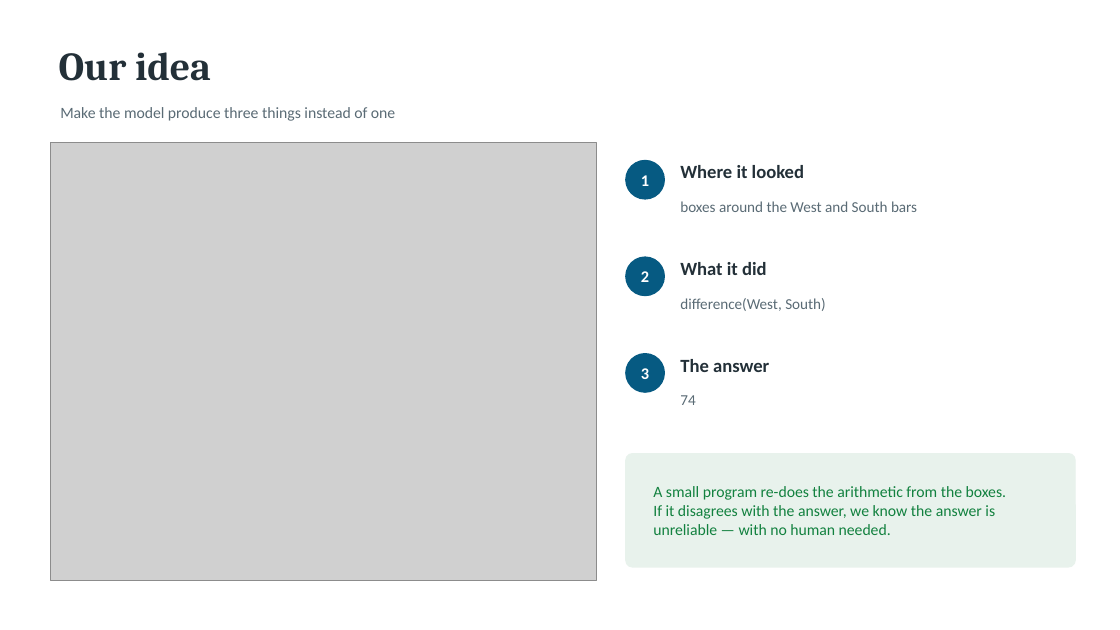
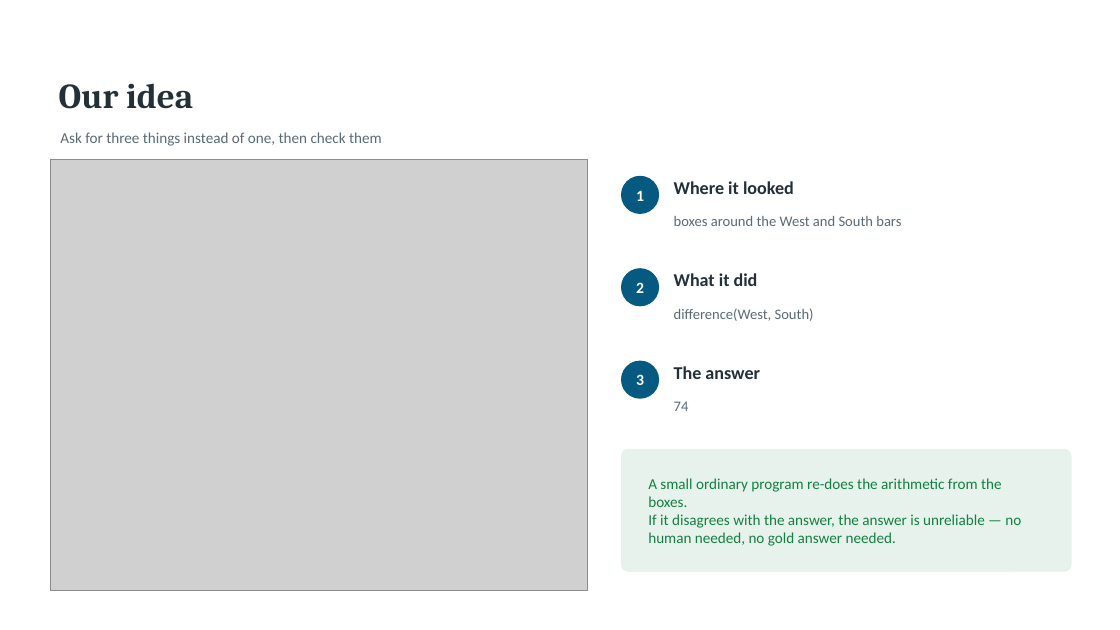
Before and after one commit to Ahmed-Elghazaly/chartqa-dual-target, a slide deck: slide 3 of presentation/ChartQA-Week1.pptx. Drawn at 1120x630 pixels with LibreOffice and Linux fonts; fonts in the diff are those of the drawing; grey boxes stand for pictures. Boxes give left, top, right and bottom in pixels: in the first picture for what was removed or moved away, otherwise in the second. Text is boxed around its words. In the diff, an @@ line names an element or a change of style, - is before the commit and + after.

```diff
--- a/presentation/ChartQA-Week1.pptx
+++ b/presentation/ChartQA-Week1.pptx
@@ text "Our idea": place and size @@
-text "Our idea" at <box>59,52,211,81</box>
+text "Our idea" at <box>59,83,193,109</box>
@@ text "Our idea" at <box>59,83,193,109</box>: size 34 to 30 pt @@
@@ text at <box>60,132,382,146</box>: text changed; size 13.5 to 13 pt @@
-Make the model produce three things instead of one
+Ask for three things instead of one, then check them
@@ picture: place and size @@
-picture at <box>50,143,597,581</box>
+picture at <box>50,160,588,591</box>
@@ size 14 to 13.5 pt in 3 elements at <box>636,374,644,385</box>, <box>636,282,644,293</box>, <box>636,190,644,201</box> @@
@@ text "1": place and size @@
-text "1" at <box>641,175,649,186</box>
+text "1" at <box>636,190,644,201</box>
@@ ellipse: place and size @@
-ellipse at <box>626,160,665,199</box>
+ellipse at <box>622,176,659,213</box>
@@ size 16 to 15.5 pt in 3 elements at <box>674,366,760,379</box>, <box>674,273,758,286</box>, <box>674,181,794,194</box> @@
@@ text "Where it looked": place and size @@
-text "Where it looked" at <box>680,165,804,178</box>
+text "Where it looked" at <box>674,181,794,194</box>
@@ size 13 to 12.5 pt in 3 elements at <box>674,401,689,411</box>, <box>674,308,814,321</box>, <box>674,216,901,226</box> @@
@@ text "boxes around the West and ...": place and size @@
-text "boxes around the West and ..." at <box>680,201,917,212</box>
+text "boxes around the West and ..." at <box>674,216,901,226</box>
@@ text "2": place and size @@
-text "2" at <box>641,271,649,282</box>
+text "2" at <box>636,282,644,293</box>
@@ ellipse: place and size @@
-ellipse at <box>626,257,665,296</box>
+ellipse at <box>622,269,659,306</box>
@@ text "What it did": place and size @@
-text "What it did" at <box>680,262,767,275</box>
+text "What it did" at <box>674,273,758,286</box>
@@ text "difference(West, South)": place and size @@
-text "difference(West, South)" at <box>680,298,825,311</box>
+text "difference(West, South)" at <box>674,308,814,321</box>
@@ text "The answer": place and size @@
-text "The answer" at <box>680,359,769,372</box>
+text "The answer" at <box>674,366,760,379</box>
@@ ellipse: place and size @@
-ellipse at <box>626,354,665,392</box>
+ellipse at <box>622,361,659,398</box>
@@ rounded rectangle: place and size @@
-rounded rectangle at <box>626,454,1075,567</box>
+rounded rectangle at <box>622,450,1071,571</box>
@@ rounded rectangle at <box>622,450,1071,571</box>: proportions changed @@
@@ text at <box>648,478,1021,546</box>: text changed; size 13.5 to 13 pt @@
-A small program re-does the arithmetic from the boxes.
-If it disagrees with the answer, we know the answer is unreliable — with no human needed.
+A small ordinary program re-does the arithmetic from the boxes.
+If it disagrees with the answer, the answer is unreliable — no human needed, no gold answer needed.
```
Also in this commit, not shown: 4 other slides changed, 15 slides added, 5 slides removed, 2 other files.
